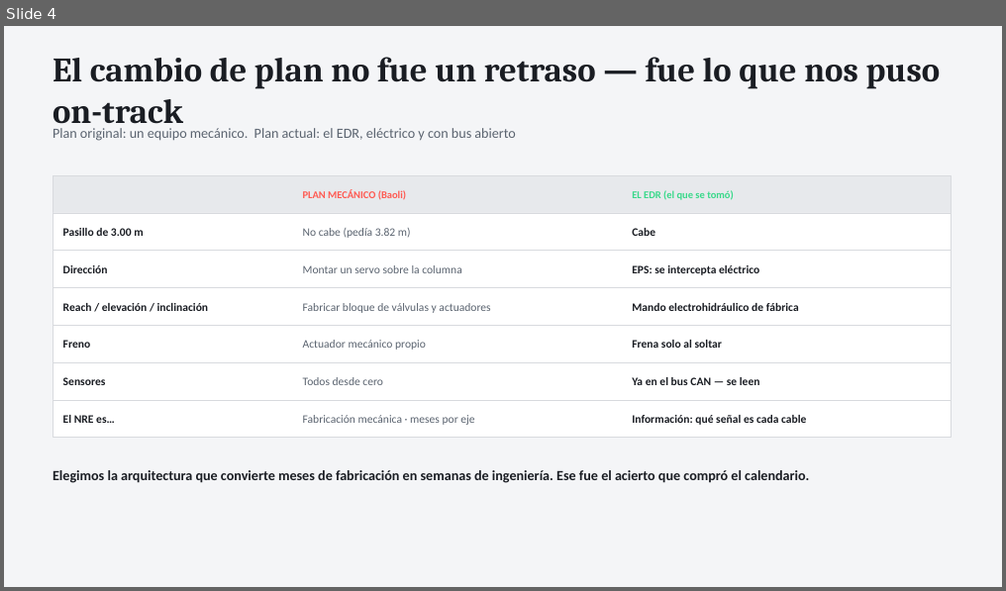
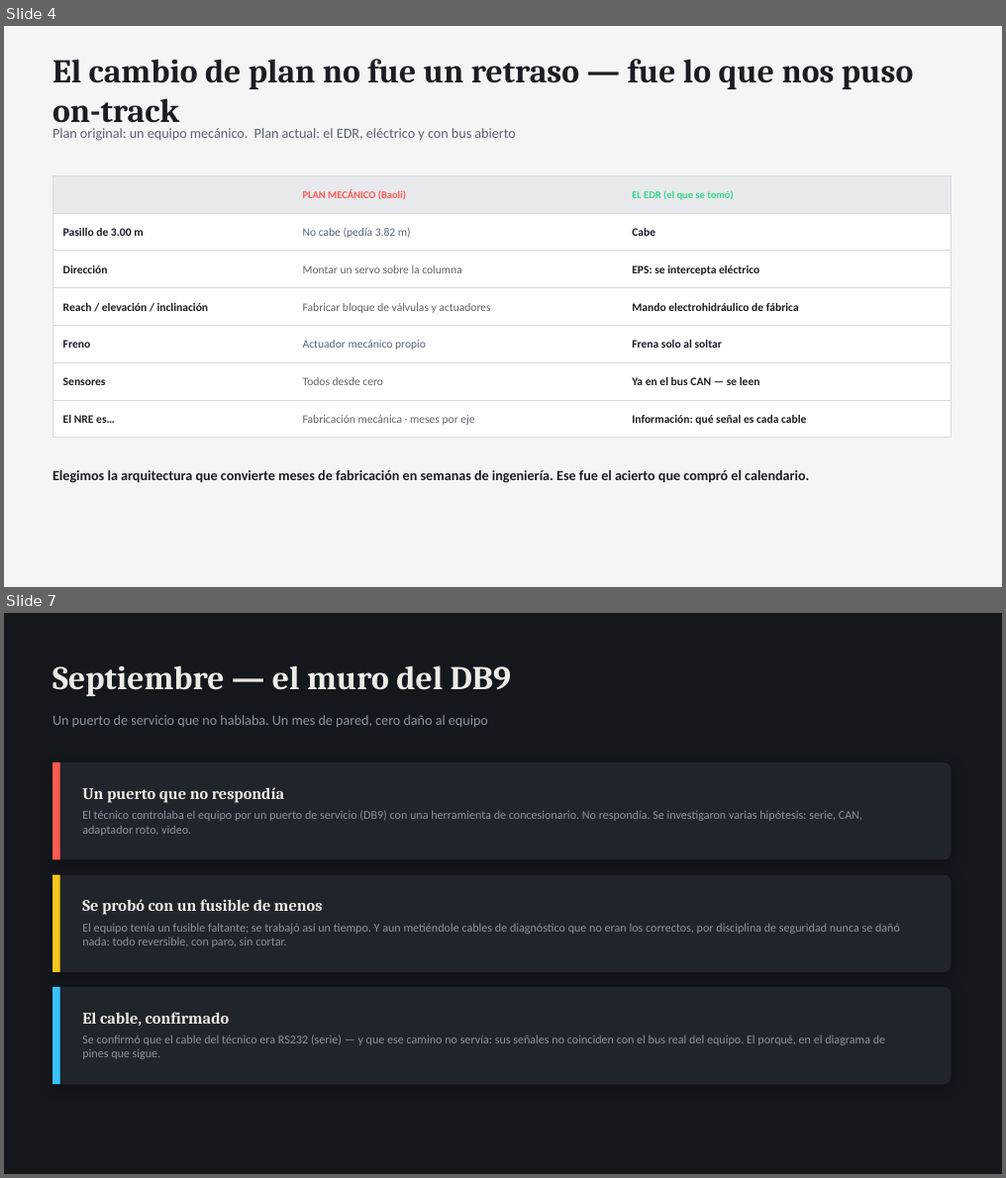
Before and after one commit to Rodzilla-TheCreator/tata, a slide deck: presentaciones/TaTa_Estado_y_Pedido_Omar.pptx. Shown one above the other, each under a label of ours: slide 4 before the commit, slides 4 and 7 after it; the slides between them are not shown. The pictures are 1006x591 and 1006x1178 pixels, drawn with LibreOffice and Linux fonts; fonts in the diff are those of the drawing. Boxes give left, top, right and bottom in pixels: in the first picture for what was removed or moved away, otherwise in the second. Text is boxed around its words. In the diff, an @@ line names an element or a change of style, - is before the commit and + after.

```diff
--- a/presentaciones/TaTa_Estado_y_Pedido_Omar.pptx
+++ b/presentaciones/TaTa_Estado_y_Pedido_Omar.pptx
@@ slide 7 added at box(4, 613, 1002, 1174), background #14171C @@
@@ text added at box(53, 665, 512, 696), 32 pt, text #ECEBE6, bold @@
+Septiembre — el muro del DB9
@@ text added at box(53, 715, 488, 727), 13.5 pt, text #8B949E @@
+Un puerto de servicio que no hablaba. Un mes de pared, cero daño al equipo
@@ rounded rectangle added at box(53, 762, 951, 861), fill #20242B @@
@@ rectangle added at box(53, 762, 60, 861), fill #FF5A52 @@
@@ text added at box(82, 787, 284, 803), 15.5 pt, text #ECEBE6, bold @@
+Un puerto que no respondía
@@ text added at box(82, 810, 862, 836), 11.5 pt, text #8B949E @@
+El técnico controlaba el equipo por un puerto de servicio (DB9) con una herramienta de concesionario. No respondía. Se investigaron varias hipótesis: serie, CAN, adaptador roto, video.
@@ rounded rectangle added at box(53, 875, 951, 972), fill #20242B @@
@@ rectangle added at box(53, 875, 60, 972), fill #F5C518 @@
@@ text added at box(82, 899, 323, 915), 15.5 pt, text #ECEBE6, bold @@
+Se probó con un fusible de menos
@@ text added at box(82, 923, 900, 948), 11.5 pt, text #8B949E @@
+El equipo tenía un fusible faltante; se trabajó así un tiempo. Y aun metiéndole cables de diagnóstico que no eran los correctos, por disciplina de seguridad nunca se dañó nada: todo reversible, con paro, sin cortar.
@@ rounded rectangle added at box(53, 987, 951, 1084), fill #20242B @@
@@ rectangle added at box(53, 987, 60, 1084), fill #37C3FF @@
@@ text added at box(82, 1012, 229, 1026), 15.5 pt, text #ECEBE6, bold @@
+El cable, confirmado
@@ text added at box(82, 1035, 885, 1059), 11.5 pt, text #8B949E @@
+Se confirmó que el cable del técnico era RS232 (serie) — y que ese camino no servía: sus señales no coinciden con el bus real del equipo. El porqué, en el diagrama de pines que sigue.
@@ slide 4 changed as well @@
@@ text "El cambio de plan no ..." at box(53, 59, 913, 130): size 33 to 32 pt @@
```
Also in this commit, not shown: 8 other slides changed, 7 other slides added, 3 slides removed, 2 other files.
